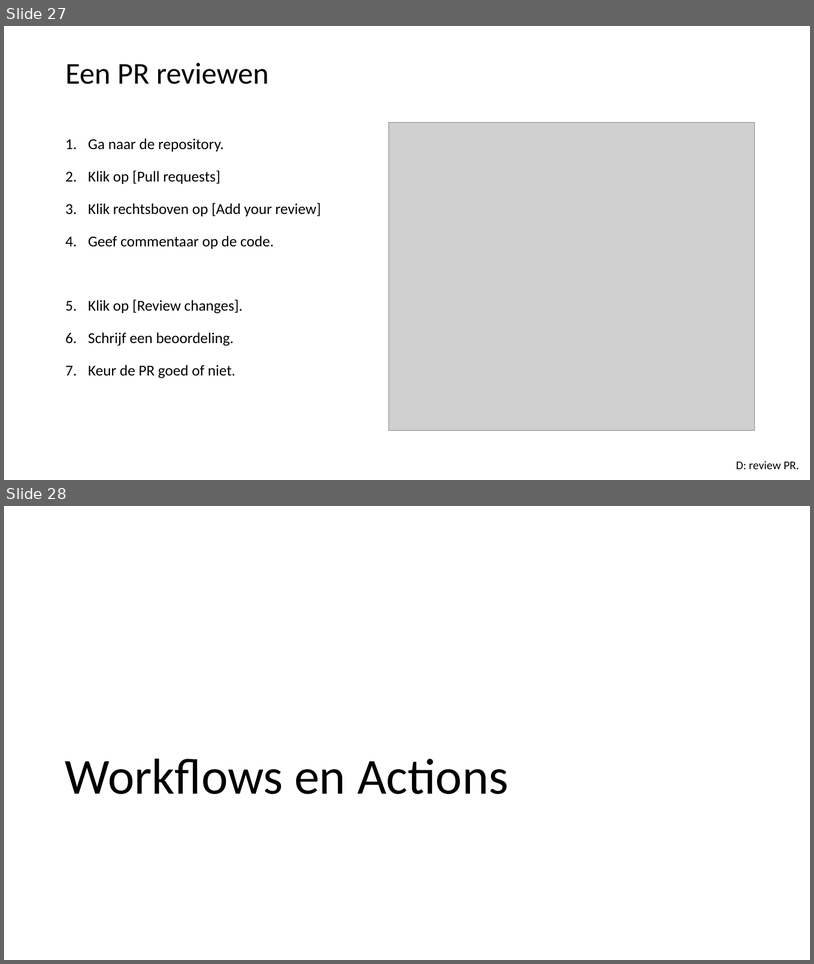
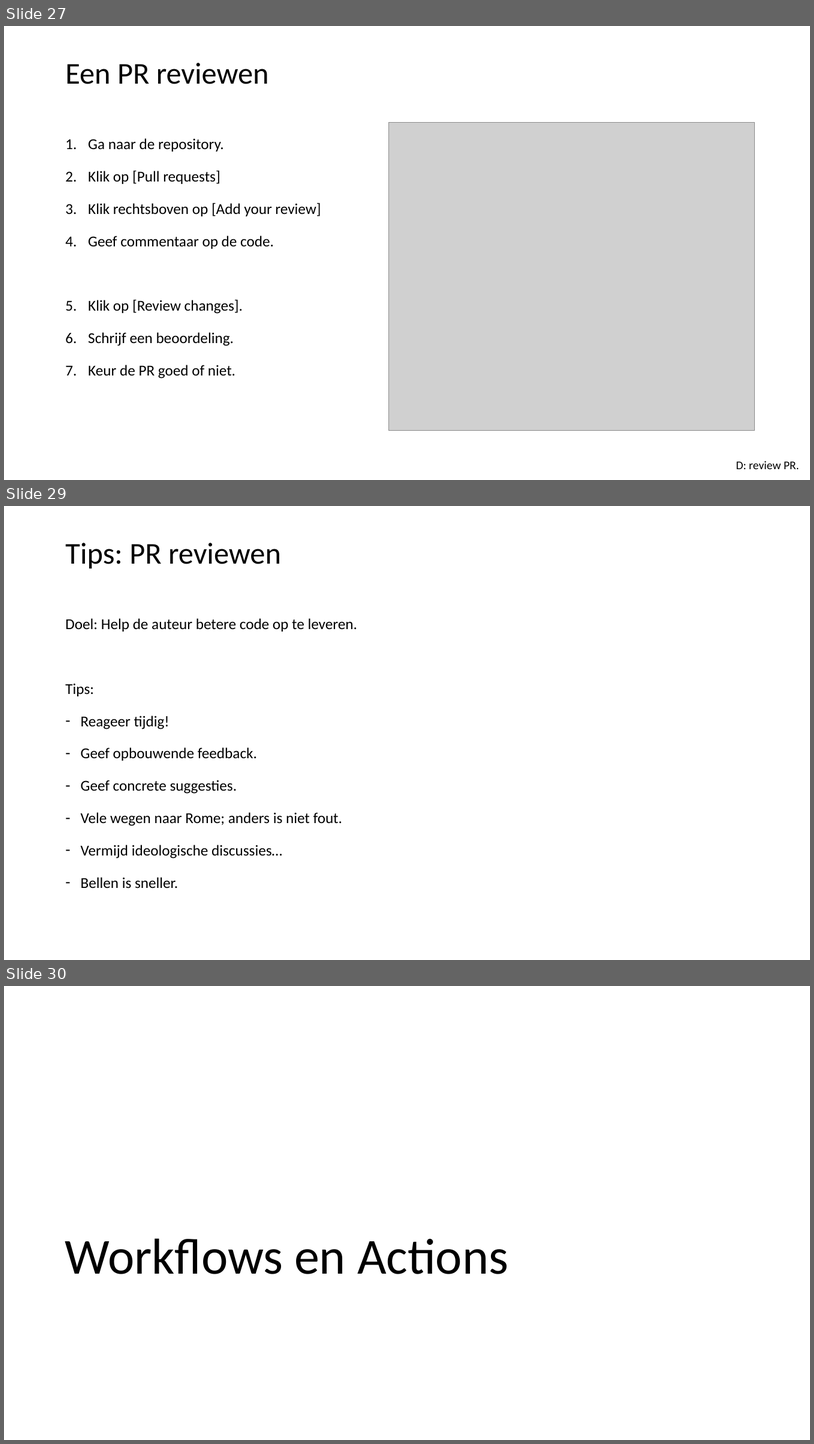
Before and after one commit to LFKoning/knowledge-sharing, a slide deck: git_course/2_collaboration/git_collaboration.pptx. Shown one above the other, each under a label of ours: slides 27 and 28 before the commit, slides 27, 29 and 30 after it; the slides between them are not shown. The pictures are 814x964 and 814x1444 pixels, drawn with LibreOffice and Linux fonts; fonts in the diff are those of the drawing; grey boxes stand for pictures. Boxes give left, top, right and bottom in pixels: in the first picture for what was removed or moved away, otherwise in the second. Text is boxed around its words. In the diff, an @@ line names an element or a change of style, - is before the commit and + after.

```diff
--- a/git_course/2_collaboration/git_collaboration.pptx
+++ b/git_course/2_collaboration/git_collaboration.pptx
@@ slide 29 added at box(4, 506, 810, 960), background #FFFFFF @@
@@ title added at box(65, 543, 281, 568), 36 pt, text #000000 @@
+Tips: PR reviewen
@@ text added at box(65, 618, 357, 888), 18 pt, text #000000 @@
+Doel: Help de auteur betere code op te leveren.
+Tips:
+– Reageer tijdig!
+– Geef opbouwende feedback.
+– Geef concrete suggesties.
+– Vele wegen naar Rome; anders is niet fout.
+– Vermijd ideologische discussies…
+– Bellen is sneller.
@@ what was slide 28 is now slide 30 @@
```
Also in this commit, not shown: 4 slides changed, 1 other slide added, 1 slide removed.
